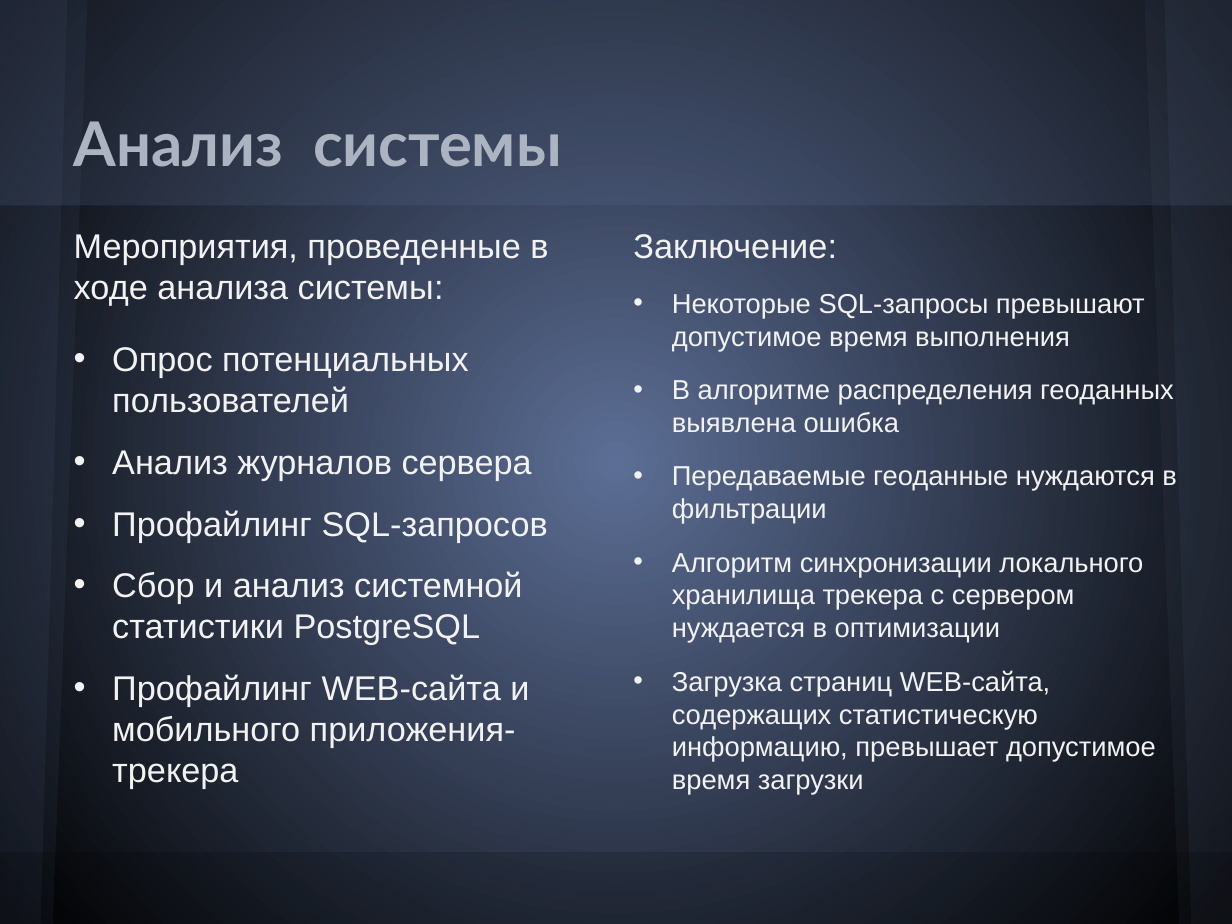
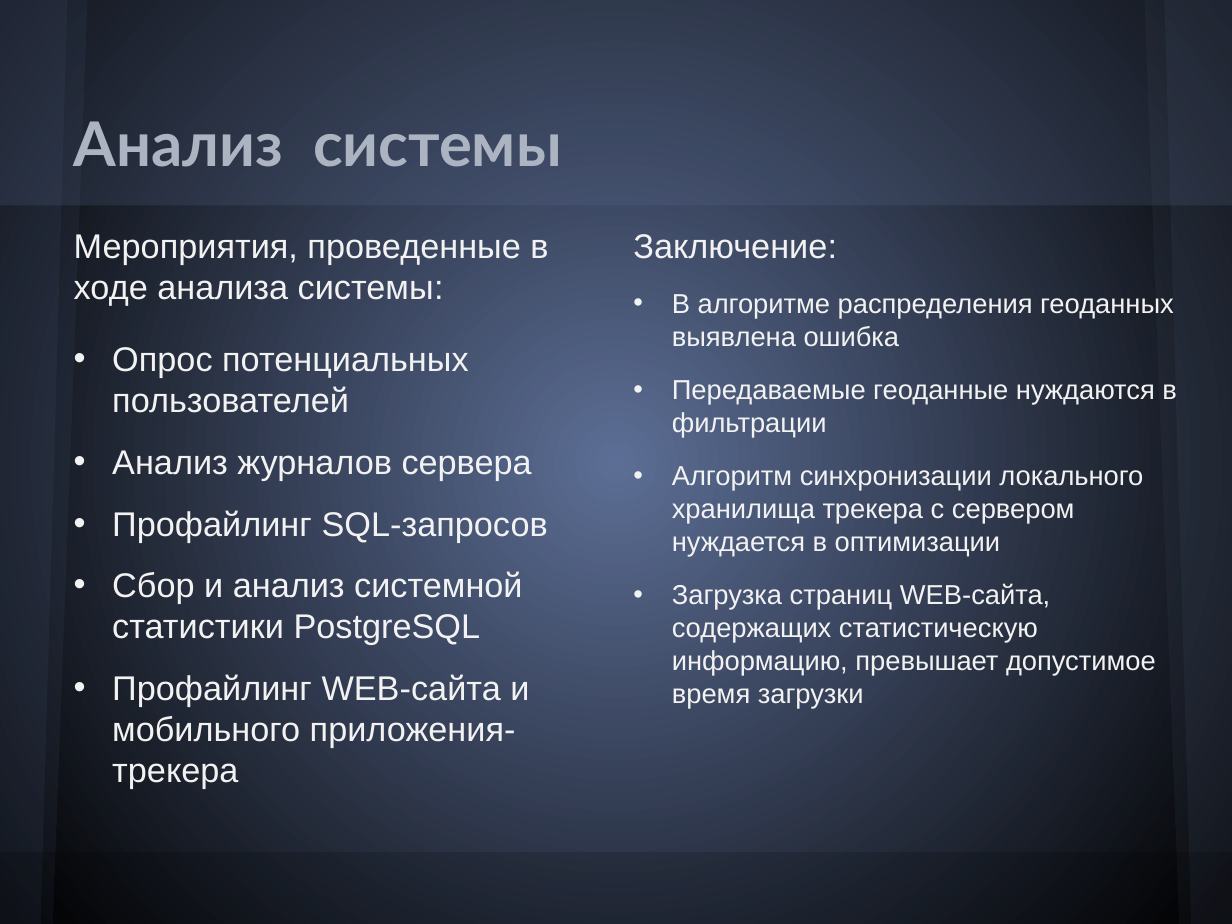
Before and after one commit to Melancholic/Coordinate-reports, a slide deck: slide 5 of Презентация.pptx (slide 6 before the commit). Drawn at 1232x924 pixels with LibreOffice and Linux fonts; fonts in the diff are those of the drawing. Boxes give left, top, right and bottom in pixels: in the first picture for what was removed or moved away, otherwise in the second. Text is boxed around its words. In the diff, an @@ line names an element or a change of style, - is before the commit and + after.

```diff
--- a/Презентация.pptx
+++ b/Презентация.pptx
@@ text at [672,294,1145,352]: paragraph removed @@
-• Некоторые SQL-запросы превышают допустимое время выполнения
```
Also in this commit, not shown: 6 other slides changed, 3 slides added, 2 slides removed, 1 other file.
